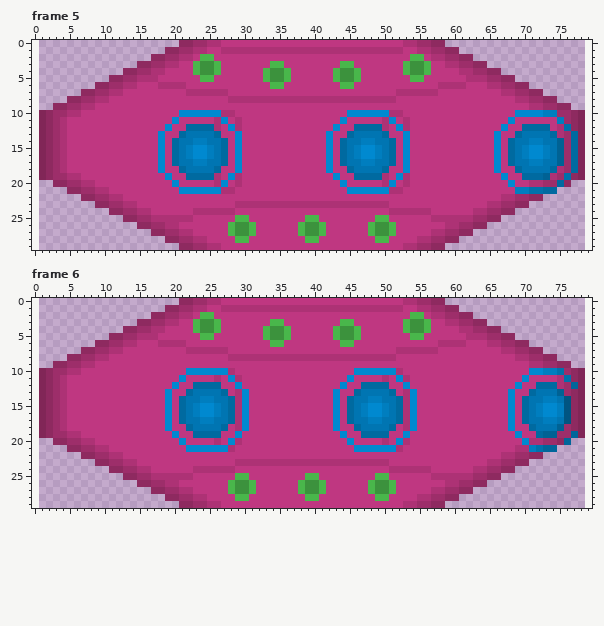
One commit to this pixel-art file: source/images/originals/spaceship.aseprite. This is how it looked before the edit.
78x30 pixels, 6 frames. Colours within 5 levels of each other are drawn and written as one. Shown: frame 5, frame 6. The old version is drawn lined up with the new one, on the new canvas. The commit also changed other frames, which this record leaves out.
Now the later version:
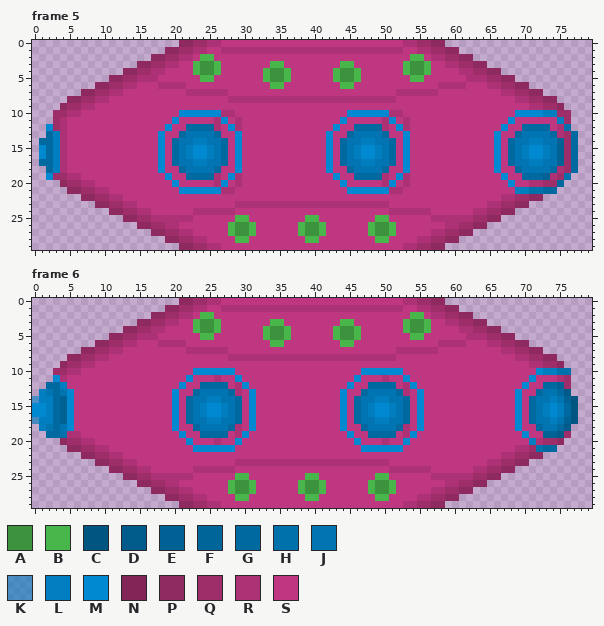
Palette (. is transparent): A #3c923d  B #49b64b  C #005581  D #005b8a  E #006294  F #00669a  G #006aa0  H #0071ab  J #0075b2  K #007ebf9e  L #007ebf  M #0089d0  N #812657  P #8e2a60  Q #9d2e6a  R #ad3275  S #bf3781
Commit message: Spaceship windows loop
Changes in this commit:
canvas 78x30 -> 80x30, the old top-left corner now at 1,0
Changed rows in their new state; - is an unchanged pixel.
Frame 5:
first column x 1:
 9 --.------------------------------------------------------------------------.--
10 ..--------------------------------------------------------------------------..
11 ..--------------------------------------------------------------------------..
12 .M--------------------------------------------------------------------------..
13 .GL--------------------------------------------------------------------------.
14 GGL--------------------------------------------------------------------------.
15 MGL--------------------------------------------------------------------------.
16 MGL--------------------------------------------------------------------------.
17 GGL--------------------------------------------------------------------------.
18 .GL--------------------------------------------------------------------------.
19 .M--------------------------------------------------------------------------..
20 --.------------------------------------------------------------------------.--
Frame 6:
first column x 0:
 9 ---.------------------------------------------------------------------------.--
10 -..-------------------S-----M-----------------S-----M------------------S----H..
11 -..M-----------------SM-----SM---------------SM-----SM----------------SM----Q..
12 -.GGL---------------SM-S---G-RM-------------SM-S---G-RM--------------SM-S--E-..
13 -LJGJM-------------SM-SG---JG-SM-----------SM-SG---JG-SM------------SM-SG--GD..
14 KLLGEM-------------SMSG-J-L-JGSM-----------SMSG-J-L-JGSM------------SMSG-J--EC.
15 MMLGEM-------------SMSGJL-MLJGSM-----------SMSGJL-MLJGSM------------SMSGJL--GC.
16 MMLGEM-------------SMSGJL-MLJGSM-----------SMSGJL-MLJGSM------------SMSGJL--GC.
17 KLLGEM-------------SMSG-J-L-JGSM-----------SMSG-J-L-JGSM------------SMSG-J--EC.
18 -LJGJM-------------SM-SG---JG-SM-----------SM-SG---JG-SM------------SM-SG--GD..
19 -.GGH---------------SM-S---G-RM-------------SM-S---G-RM--------------SM-S--D-..
20 ---.-----------------SM-----SM---------------SM-----SM----------------SL----.--
21 ----------------------S-----M-----------------S-----M------------------Q-GG----
Boxes around the changes in both pictures, in picture pixels (x1, y1, x2, y2):
changed: (39, 103, 60, 187)
erased: (564, 103, 585, 187)
changed: (32, 361, 74, 445)
changed: (508, 361, 585, 452)
changed: (165, 368, 256, 452)
changed: (333, 368, 424, 452)
